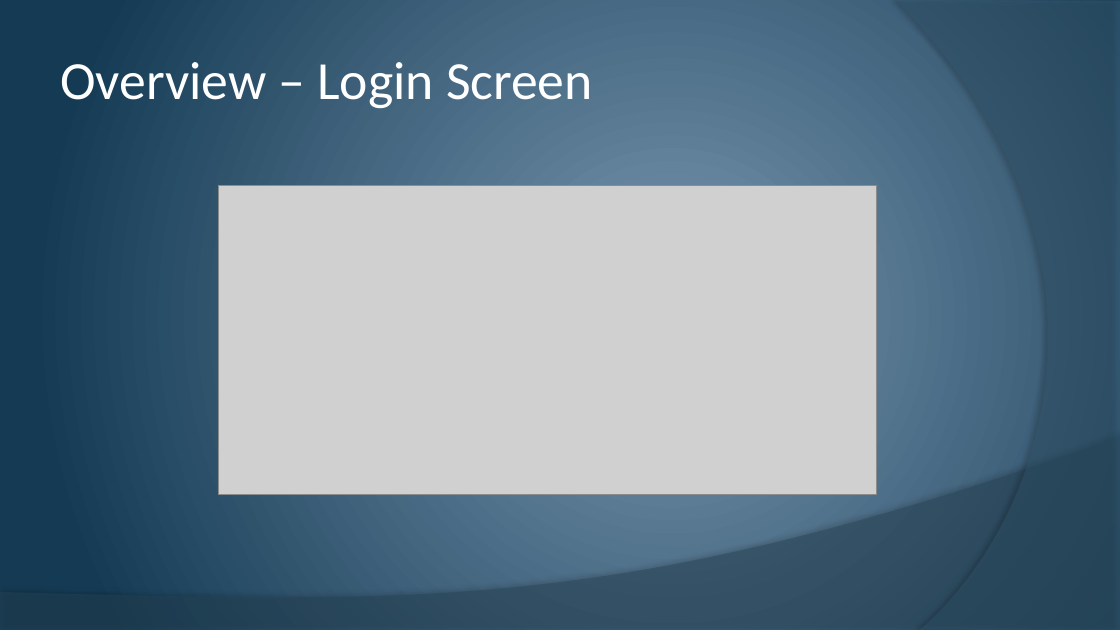
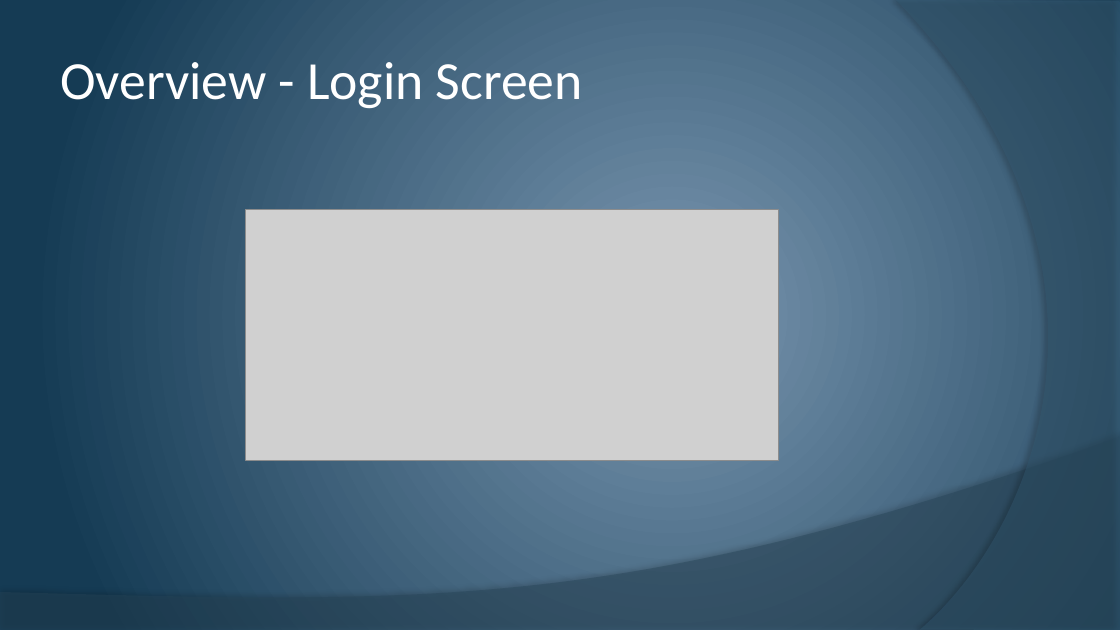
Before and after one commit to cstultz/cis234, a slide deck: slide 6 of assigns/assign10/t1-a10.pptx (slide 5 before the commit). Drawn at 1120x630 pixels with LibreOffice and Linux fonts; fonts in the diff are those of the drawing; grey boxes stand for pictures. Boxes give left, top, right and bottom in pixels: in the first picture for what was removed or moved away, otherwise in the second. Text is boxed around its words. In the diff, an @@ line names an element or a change of style, - is before the commit and + after.

```diff
--- a/assigns/assign10/t1-a10.pptx
+++ b/assigns/assign10/t1-a10.pptx
@@ title at (x1=60, y1=62, x2=583, y2=108): text changed @@
-Overview – Login Screen
+Overview - Login Screen
@@ picture resized from (x1=219, y1=186, x2=876, y2=494) to (x1=245, y1=209, x2=779, y2=460) @@
```
Also in this commit, not shown: 10 other slides changed, 2 slides added, 1 slide removed.
